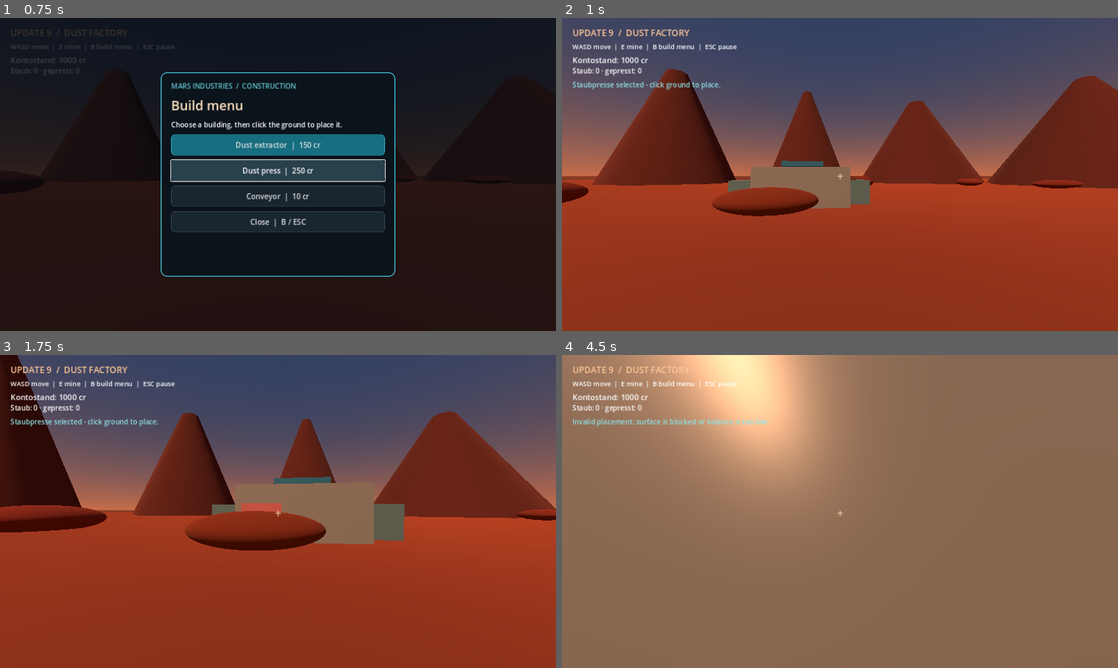
Above: before the commit, frames 1-4 (two rows, left to right).
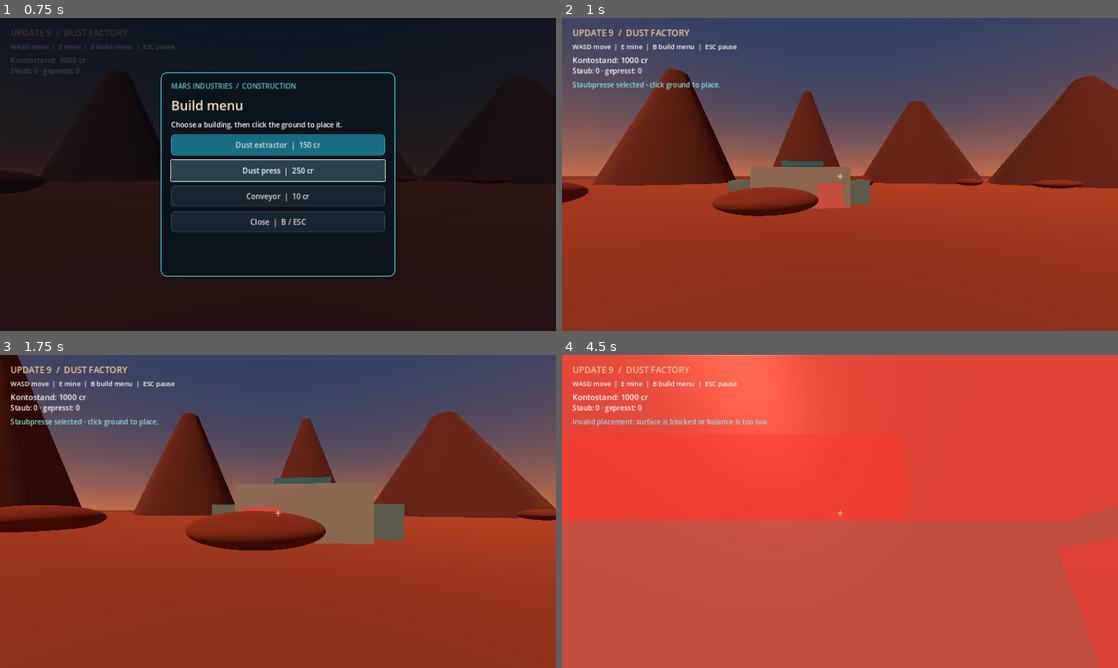
Above: after the commit, the same moments.

Repository: GuysLetsPlay/MarsFactory
Game: Godot game, scene res://main.tscn
Same seed, same stepped clock (60 frames per second), same inputs: the game is played once before the commit and once after it.
Inputs (mouse positions are in pixels of both pictures, inside the frame that each line leads up to):
- Up to frame 1 (0.75 s): tap Enter at 0.5 s; move the mouse to (305, 174) at 0.52 s; hold W (move_forward) from 0.53 s (still down); tap B at 0.6 s; click (305, 174) at 0.67 s
- Up to frame 2 (1 s): keep holding W (move_forward); tap Space (jump) at 0.77 s
- Up to frame 3 (1.75 s): keep holding W (move_forward); move the mouse to (250, 511) at 1.27 s; tap B at 1.35 s; click (250, 511) at 1.42 s; tap Space (jump) at 1.52 s
- Up to frame 4 (4.5 s): keep holding W (move_forward); move the mouse to (851, 505) at 2.02 s; tap E at 2.1, 4.35 s; click (851, 505) at 2.17 s; tap B at 2.3, 2.85, 3.6 s; move the mouse to (812, 574) at 2.77 s; click (812, 574) at 2.92 s; tap Space (jump) at 3.02, 3.77 s; move the mouse to (878, 514) at 3.52 s; click (878, 514) at 3.67 s; move the mouse to (795, 508) at 4.27 s; click (795, 508) at 4.42 s

Frame 1 is identical in both runs. In frame 2, 0.4% of the frame differs, in the area x 45-52%, y 52-61%; in frame 3, 0.2%; in frame 4, 100%, in the area x 0-100%, y 0-100%.

Commit message:
Update 10: Building copy and conveyor runs

Diff:
--- a/main.gd
+++ b/main.gd
@@ -25,6 +25,9 @@
 var preview_valid := false
 var preview_position := Vector3.ZERO
 var preview_yaw := 0.0
+var conveyor_start := Vector3.ZERO
+var preview_endpoint := Vector3.ZERO
+var conveyor_start_set := false
 var key_labels := {"move_forward": "W", "move_back": "S", "move_left": "A", "move_right": "D", "jump": "Space"}
 
 func _ready() -> void:
@@ -176,45 +179,74 @@
 func _build_player() -> void:
 	_build_network_menu()
 
-func add_conveyor(pos: Vector3, yaw: float) -> void:
+func add_conveyor(pos: Vector3, yaw: float, segment_length: float = 2.4) -> void:
 	if money < 10:
 		_update_status("Nicht genug Geld fuer ein Foerderband (10 cr).")
 		return
 	money -= 10
-	var belt := Node3D.new()
+	var belt := StaticBody3D.new()
 	belt.name = "ConveyorSegment"
-	belt.position = Vector3(round(pos.x), 0.15, round(pos.z))
+	belt.add_to_group("buildable")
+	belt.set_meta("building_kind", "Foerderband")
+	belt.position = Vector3(pos.x, 0.15, pos.z)
 	belt.rotation.y = yaw
 	var base := MeshInstance3D.new()
 	var base_mesh := BoxMesh.new()
-	base_mesh.size = Vector3(1.0, 0.16, 2.4)
+	base_mesh.size = Vector3(1.0, 0.16, segment_length)
 	base.mesh = base_mesh
 	var steel := StandardMaterial3D.new()
 	steel.albedo_color = Color(0.17, 0.23, 0.27)
 	steel.metallic = 0.72
 	base.material_override = steel
 	belt.add_child(base)
-	for z in [-0.8, 0.0, 0.8]:
+	var belt_surface := MeshInstance3D.new()
+	var surface_mesh := BoxMesh.new()
+	surface_mesh.size = Vector3(0.78, 0.045, segment_length * 0.94)
+	belt_surface.mesh = surface_mesh
+	belt_surface.position.y = 0.105
+	var rubber := StandardMaterial3D.new()
+	rubber.albedo_color = Color(0.055, 0.075, 0.08)
+	rubber.roughness = 0.92
+	belt_surface.material_override = rubber
+	belt.add_child(belt_surface)
+	for x in [-0.48, 0.48]:
+		var rail := MeshInstance3D.new()
+		var rail_mesh := BoxMesh.new()
+		rail_mesh.size = Vector3(0.08, 0.28, segment_length)
+		rail.mesh = rail_mesh
+		rail.position = Vector3(x, 0.12, 0)
+		rail.material_override = steel
+		belt.add_child(rail)
+	for z in [-segment_length * 0.34, 0.0, segment_length * 0.34]:
 		var roller := MeshInstance3D.new()
 		var roller_mesh := CylinderMesh.new()
 		roller_mesh.top_radius = 0.09
 		roller_mesh.bottom_radius = 0.09
-		roller_mesh.height = 1.05
+		roller_mesh.height = 0.92
 		roller.mesh = roller_mesh
 		roller.rotation.z = deg_to_rad(90)
 		roller.position = Vector3(0, 0.12, z)
 		roller.material_override = steel
 		belt.add_child(roller)
+	for z in [-segment_length * 0.32, segment_length * 0.32]:
+		for x in [-0.36, 0.36]:
+			var support := MeshInstance3D.new()
+			var support_mesh := BoxMesh.new()
+			support_mesh.size = Vector3(0.10, 0.30, 0.10)
+			support.mesh = support_mesh
+			support.position = Vector3(x, -0.22, z)
+			support.material_override = steel
+			belt.add_child(support)
 	var collision := CollisionShape3D.new()
 	var belt_shape := BoxShape3D.new()
-	belt_shape.size = Vector3(1.0, 0.16, 2.4)
+	belt_shape.size = Vector3(1.0, 0.16, segment_length)
 	collision.shape = belt_shape
 	belt.add_child(collision)
 	add_child(belt)
 	_update_economy_ui()
 
 func place_building(kind: String, pos: Vector3) -> void:
-	var cost := 150 if kind == "Staubförderer" else 250
+	var cost := 150 if kind.begins_with("Staubf") else 250
 	if not restoring_save and money < cost:
 		_update_status("Nicht genug Geld für %s. Benötigt: %d cr." % [kind, cost])
 		return
@@ -222,22 +254,16 @@
 		money -= cost
 	var body := StaticBody3D.new()
 	body.name = kind
+	body.add_to_group("buildable")
+	body.set_meta("building_kind", kind)
 	body.position = Vector3(round(pos.x / 2.0) * 2.0, 1.0, round(pos.z / 2.0) * 2.0)
-	var mesh_instance := MeshInstance3D.new()
-	var mesh := BoxMesh.new()
-	mesh.size = Vector3(2.0, 2.0, 2.0)
-	mesh_instance.mesh = mesh
-	var material := StandardMaterial3D.new()
-	material.albedo_color = Color(0.82, 0.43, 0.18) if kind == "Staubförderer" else Color(0.45, 0.58, 0.64)
-	material.metallic = 0.35
-	mesh_instance.material_override = material
-	body.add_child(mesh_instance)
+	_build_machine_model(body, kind)
 	var collision := CollisionShape3D.new()
 	var box := BoxShape3D.new()
-	box.size = mesh.size
+	box.size = Vector3(2.0, 2.0, 2.0)
 	collision.shape = box
 	body.add_child(collision)
-	if kind == "Staubförderer":
+	if kind.begins_with("Staubf"):
 		body.add_to_group("dust_extractors")
 	else:
 		body.add_to_group("dust_presses")
@@ -245,6 +271,67 @@
 	selected_building = ""
 	_update_economy_ui()
 
+func _build_machine_model(parent: Node3D, kind: String) -> void:
+	var extractor := kind == "Staubfoerderer"
+	var shell_color := Color(0.72, 0.29, 0.12) if extractor else Color(0.24, 0.37, 0.43)
+	var steel := Color(0.46, 0.58, 0.62)
+	var dark := Color(0.10, 0.15, 0.18)
+	_add_machine_box(parent, Vector3(0, -0.78, 0), Vector3(2.15, 0.30, 2.15), dark)
+	_add_machine_box(parent, Vector3(0, 0, 0), Vector3(1.70, 1.38, 1.55), shell_color)
+	_add_machine_box(parent, Vector3(0, 0.72, 0), Vector3(1.92, 0.16, 1.78), steel)
+	for x in [-0.82, 0.82]:
+		for z in [-0.72, 0.72]:
+			_add_machine_box(parent, Vector3(x, -0.12, z), Vector3(0.12, 1.36, 0.12), dark)
+	var lamp_material := StandardMaterial3D.new()
+	lamp_material.albedo_color = Color(0.20, 0.93, 0.75)
+	lamp_material.emission_enabled = true
+	lamp_material.emission = Color(0.04, 0.42, 0.28)
+	_add_machine_box(parent, Vector3(0.55, 0.28, -0.79), Vector3(0.25, 0.14, 0.05), Color.WHITE, lamp_material)
+	if extractor:
+		_add_machine_box(parent, Vector3(0, 0.94, 0), Vector3(1.25, 0.22, 1.15), Color(0.38, 0.21, 0.13))
+		_add_machine_cylinder(parent, Vector3(0, 1.25, 0), 0.50, 0.42, shell_color)
+		_add_machine_box(parent, Vector3(0, -0.55, -0.35), Vector3(1.25, 0.24, 0.22), steel)
+		for x in [-0.42, 0.42]:
+			_add_machine_cylinder(parent, Vector3(x, -0.69, 0.62), 0.16, 0.42, steel)
+	else:
+		_add_machine_cylinder(parent, Vector3(0, 1.04, 0), 0.30, 0.62, steel)
+		_add_machine_box(parent, Vector3(0, 0.72, 0), Vector3(1.28, 0.14, 1.15), shell_color)
+		_add_machine_box(parent, Vector3(0, -0.36, -0.92), Vector3(0.92, 0.28, 0.62), dark)
+		_add_machine_box(parent, Vector3(0, -0.55, -1.12), Vector3(0.74, 0.12, 0.30), Color(0.93, 0.58, 0.17))
+	for i in range(4):
+		_add_machine_box(parent, Vector3(-0.60 + i * 0.4, -0.48, 0.797), Vector3(0.18, 0.07, 0.035), Color(0.96, 0.70, 0.19))
+
+func _add_machine_box(parent: Node3D, pos: Vector3, size: Vector3, color: Color, override_material: Material = null) -> void:
+	var detail := MeshInstance3D.new()
+	var mesh := BoxMesh.new()
+	mesh.size = size
+	detail.mesh = mesh
+	detail.position = pos
+	if override_material != null:
+		detail.material_override = override_material
+	else:
+		var material := StandardMaterial3D.new()
+		material.albedo_color = color
+		material.metallic = 0.48
+		material.roughness = 0.38
+		detail.material_override = material
+	parent.add_child(detail)
+
+func _add_machine_cylinder(parent: Node3D, pos: Vector3, radius: float, height: float, color: Color) -> void:
+	var detail := MeshInstance3D.new()
+	var mesh := CylinderMesh.new()
+	mesh.top_radius = radius
+	mesh.bottom_radius = radius * 1.12
+	mesh.height = height
+	mesh.radial_segments = 12
+	detail.mesh = mesh
+	detail.position = pos
+	var material := StandardMaterial3D.new()
+	material.albedo_color = color
+	material.metallic = 0.68
+	material.roughness = 0.28
+	detail.material_override = material
+	parent.add_child(detail)
 func mine_rock(rock: Node3D) -> void:
 	if is_instance_valid(rock) and rock.name.begins_with("OreRock"):
 		rock.queue_free()
@@ -449,6 +536,7 @@
 
 func _select_building(kind: String) -> void:
 	selected_building = kind
+	conveyor_start_set = false
 	build_overlay.visible = false
 	Input.mouse_mode = Input.MOUSE_MODE_CAPTURED
 	_create_build_preview()
@@ -458,6 +546,7 @@
 func _close_build_menu() -> void:
 	build_overlay.visible = false
 	selected_building = ""
+	conveyor_start_set = false
 	_clear_build_preview()
 	Input.mouse_mode = Input.MOUSE_MODE_CAPTURED
 
@@ -466,6 +555,7 @@
 		return
 	build_overlay.visible = not build_overlay.visible
 	selected_building = ""
+	conveyor_start_set = false
 	_clear_build_preview()
 	Input.mouse_mode = Input.MOUSE_MODE_VISIBLE if build_overlay.visible else Input.MOUSE_MODE_CAPTURED
 	if build_overlay.visible:
@@ -478,17 +568,46 @@
 		var belt_mesh := BoxMesh.new()
 		belt_mesh.size = Vector3(1.0, 0.16, 2.4)
 		build_preview.mesh = belt_mesh
+		for x in [-0.48, 0.48]:
+			var rail := MeshInstance3D.new()
+			var rail_mesh := BoxMesh.new()
+			rail_mesh.size = Vector3(0.08, 0.26, 2.4)
+			rail.mesh = rail_mesh
+			rail.position = Vector3(x, 0.10, 0)
+			build_preview.add_child(rail)
 	else:
-		var machine_mesh := BoxMesh.new()
-		machine_mesh.size = Vector3(2.0, 2.0, 2.0)
-		build_preview.mesh = machine_mesh
-	var ghost_material := StandardMaterial3D.new()
-	ghost_material.transparency = BaseMaterial3D.TRANSPARENCY_ALPHA
-	ghost_material.shading_mode = BaseMaterial3D.SHADING_MODE_UNSHADED
-	ghost_material.albedo_color = Color(0.25, 1.0, 0.48, 0.42)
-	build_preview.material_override = ghost_material
+		_build_machine_model(build_preview, selected_building)
 	add_child(build_preview)
+	_set_preview_tint(build_preview, Color(0.25, 1.0, 0.48, 0.42))
 	build_preview.visible = false
+
+func _set_preview_tint(node: Node, tint: Color) -> void:
+	if node is MeshInstance3D:
+		var ghost := StandardMaterial3D.new()
+		ghost.transparency = BaseMaterial3D.TRANSPARENCY_ALPHA
+		ghost.shading_mode = BaseMaterial3D.SHADING_MODE_UNSHADED
+		ghost.albedo_color = tint
+		node.material_override = ghost
+	for child in node.get_children():
+		_set_preview_tint(child, tint)
+
+func copy_building_from_aim(camera: Camera3D) -> void:
+	var origin := camera.global_position
+	var direction := -camera.global_transform.basis.z
+	var query := PhysicsRayQueryParameters3D.create(origin, origin + direction * 24.0)
+	var hit := get_world_3d().direct_space_state.intersect_ray(query)
+	if not hit.has("collider"):
+		_update_status("Aim at a placed building to copy it.")
+		return
+	var target = hit["collider"]
+	if target is Node and target.is_in_group("buildable"):
+		var kind := str(target.get_meta("building_kind", ""))
+		if kind != "":
+			_select_building(kind)
+			if hud_status:
+				hud_status.text = "Copied %s - preview follows your aim." % kind
+			return
+	_update_status("Aim at a placed building to copy it.")
 
 func _clear_build_preview() -> void:
 	if is_instance_valid(build_preview):
@@ -504,7 +623,7 @@
 		build_preview.visible = false
 		return
 	var origin: Vector3 = player.camera.global_position
-	var end: Vector3 = origin + -player.camera.global_transform.basis.z * 12.0
+	var end: Vector3 = origin + -player.camera.global_transform.basis.z * 18.0
 	var ray := PhysicsRayQueryParameters3D.create(origin, end)
 	ray.exclude = [player]
 	var hit := get_world_3d().direct_space_state.intersect_ray(ray)
@@ -512,29 +631,57 @@
 		build_preview.visible = false
 		preview_valid = false
 		return
-	var ground_point: Vector3 = hit["position"]
-	preview_yaw = player.rotation.y
+	var target: Vector3 = hit["position"]
+	var check_size: Vector3
+	var check_position: Vector3
+	var cost := 150 if selected_building == "Staubfoerderer" else (250 if selected_building == "Staubpresse" else 10)
 	if selected_building == "Foerderband":
-		preview_position = Vector3(round(ground_point.x), 0.15, round(ground_point.z))
-		build_preview.position = preview_position
-		build_preview.rotation.y = preview_yaw
+		if conveyor_start_set:
+			preview_endpoint = Vector3(round(target.x), 0.0, round(target.z))
+			var delta := preview_endpoint - conveyor_start
+			delta.y = 0.0
+			var length := delta.length()
+			if length < 0.1:
+				build_preview.visible = false
+				preview_valid = false
+				return
+			preview_yaw = atan2(-delta.x, -delta.z)
+			preview_position = conveyor_start + delta * 0.5
+			preview_position.y = 0.15
+			var visual_length := maxf(length, 2.4)
+			build_preview.position = preview_position
+			build_preview.rotation = Vector3(0, preview_yaw, 0)
+			build_preview.scale = Vector3(1, 1, visual_length / 2.4)
+			check_size = Vector3(0.82, 0.14, maxf(length - 0.25, 0.2))
+			check_position = preview_position + Vector3(0, 0.12, 0)
+			cost = ceili(length / 2.4) * 10
+		else:
+			preview_position = Vector3(round(target.x), 0.15, round(target.z))
+			preview_endpoint = Vector3(preview_position.x, 0.0, preview_position.z)
+			preview_yaw = player.rotation.y
+			build_preview.position = preview_position
+			build_preview.rotation = Vector3(0, preview_yaw, 0)
+			build_preview.scale = Vector3(1, 1, 1)
+			check_size = Vector3(0.82, 0.14, 2.2)
+			check_position = preview_position + Vector3(0, 0.12, 0)
 	else:
-		preview_position = Vector3(round(ground_point.x / 2.0) * 2.0, 1.0, round(ground_point.z / 2.0) * 2.0)
+		preview_position = Vector3(round(target.x / 2.0) * 2.0, 1.0, round(target.z / 2.0) * 2.0)
+		preview_yaw = 0.0
 		build_preview.position = preview_position
 		build_preview.rotation = Vector3.ZERO
+		build_preview.scale = Vector3.ONE
+		check_size = Vector3(1.8, 1.8, 1.8)
+		check_position = preview_position
 	var shape := BoxShape3D.new()
-	var clearance := Vector3(1.8, 0.14, 2.2) if selected_building == "Foerderband" else Vector3(1.8, 1.8, 1.8)
-	shape.size = clearance
+	shape.size = check_size
 	var query := PhysicsShapeQueryParameters3D.new()
 	query.shape = shape
-	query.transform = Transform3D(Basis.IDENTITY, preview_position + Vector3(0, 0.12, 0) if selected_building == "Foerderband" else preview_position)
+	query.transform = Transform3D(Basis(Vector3.UP, preview_yaw), check_position)
 	query.exclude = [player.get_rid()]
 	query.collide_with_areas = false
-	var overlaps := get_world_3d().direct_space_state.intersect_shape(query, 8)
-	var cost := 10 if selected_building == "Foerderband" else (150 if selected_building == "Staubfoerderer" else 250)
+	var overlaps := get_world_3d().direct_space_state.intersect_shape(query, 12)
 	preview_valid = overlaps.is_empty() and money >= cost
-	var ghost_material := build_preview.material_override as StandardMaterial3D
-	ghost_material.albedo_color = Color(0.25, 1.0, 0.48, 0.42) if preview_valid else Color(1.0, 0.22, 0.18, 0.48)
+	_set_preview_tint(build_preview, Color(0.25, 1.0, 0.48, 0.42) if preview_valid else Color(1.0, 0.22, 0.18, 0.48))
 	build_preview.visible = true
 func _update_economy_ui() -> void:
 	if is_instance_valid(balance_label):
@@ -704,7 +851,22 @@
 	if selected_building != "" and event is InputEventMouseButton and event.pressed and event.button_index == MOUSE_BUTTON_LEFT:
 		if preview_valid:
 			if selected_building == "Foerderband":
-				add_conveyor(preview_position, preview_yaw)
+				if not conveyor_start_set:
+					conveyor_start = preview_endpoint
+					conveyor_start_set = true
+					if hud_status:
+						hud_status.text = "Conveyor start set - aim elsewhere and click to finish."
+					return
+				var direction := preview_endpoint - conveyor_start
+				direction.y = 0.0
+				var distance := direction.length()
+				var segment_count := maxi(1, ceili(distance / 2.4))
+				var segment_length := distance / float(segment_count)
+				var belt_yaw := atan2(-direction.x, -direction.z)
+				for index in range(segment_count):
+					var segment_pos := conveyor_start + direction * ((float(index) + 0.5) / float(segment_count))
+					add_conveyor(segment_pos, belt_yaw, segment_length)
+				conveyor_start_set = false
 			else:
 				place_building(selected_building, preview_position)
 			if hud_status:
--- a/player.gd
+++ b/player.gd
@@ -56,6 +56,9 @@
 			_place_belt()
 		else:
 			Input.mouse_mode = Input.MOUSE_MODE_CAPTURED
+	if event is InputEventMouseButton and event.pressed and event.button_index == MOUSE_BUTTON_MIDDLE:
+		get_parent().copy_building_from_aim(camera)
+		get_viewport().set_input_as_handled()
 	if event is InputEventKey and event.pressed and not event.echo:
 		if event.keycode == KEY_E:
 			_mine_target()
